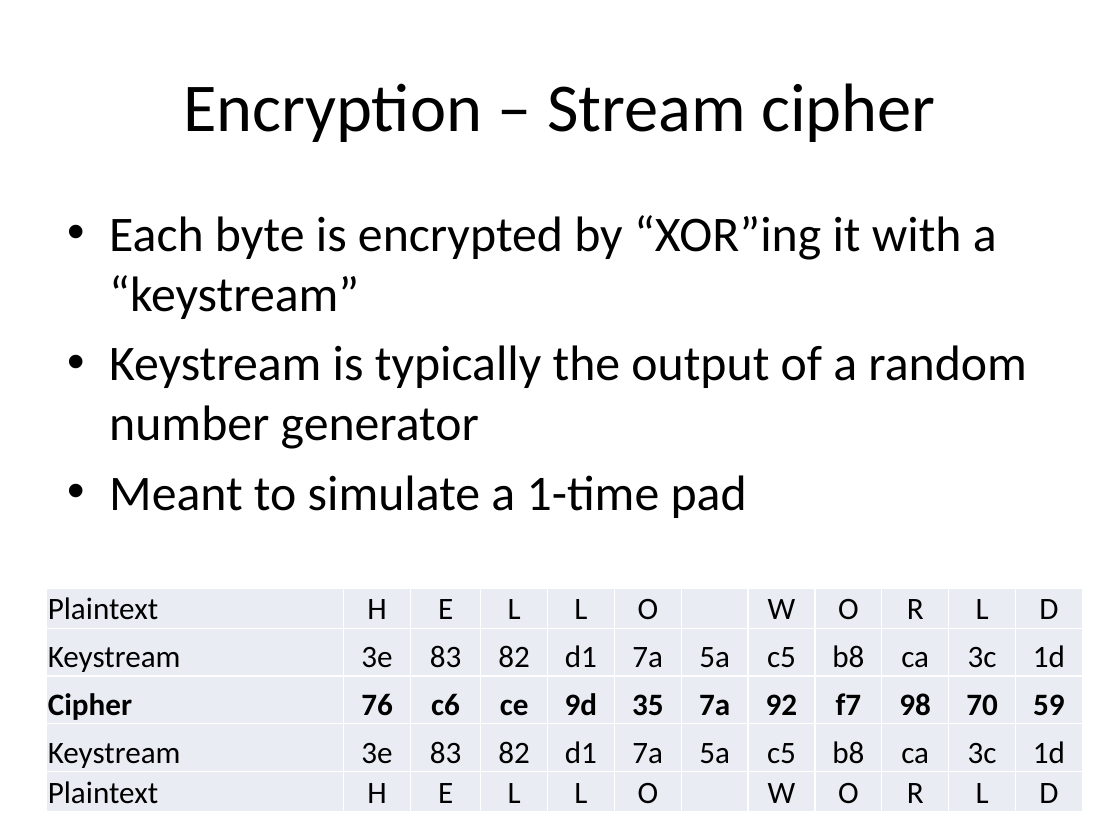
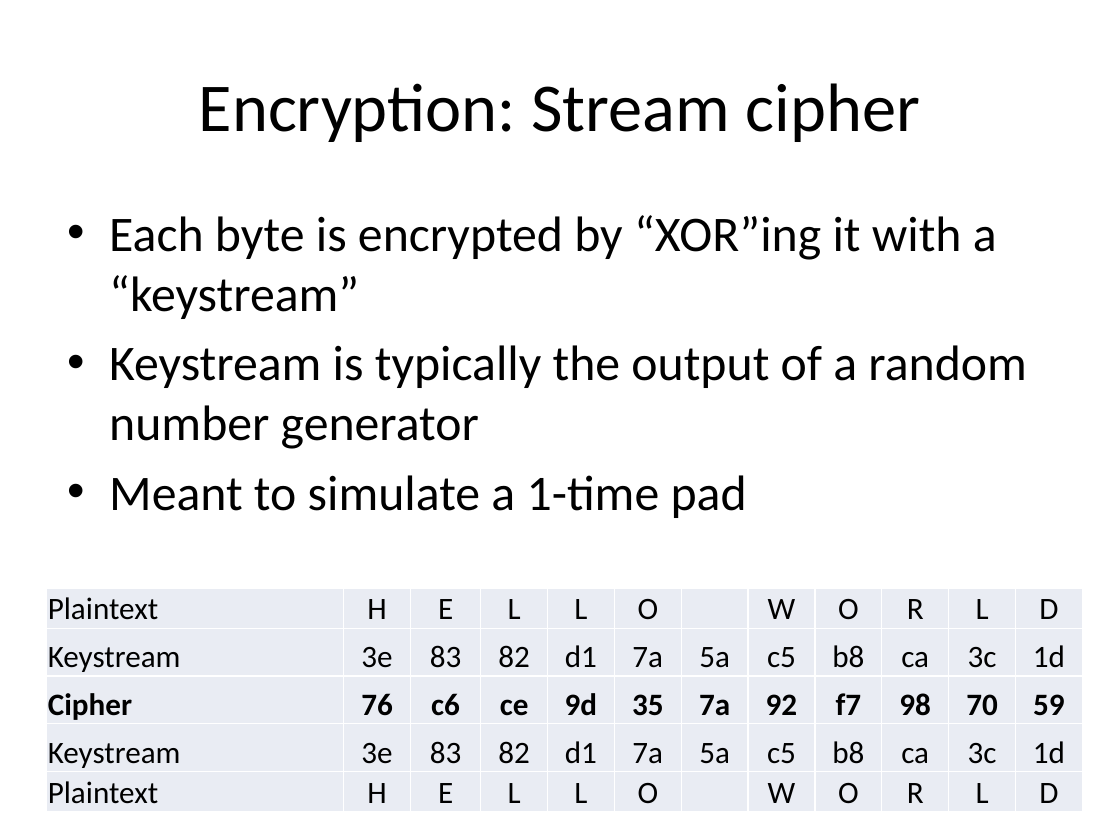
Before and after one commit to iagox86/2013-02-Shmoocon-talk, a slide deck: slide 20 of Shmoocon.pptx. Drawn at 1120x840 pixels with LibreOffice and Linux fonts; fonts in the diff are those of the drawing. Boxes give left, top, right and bottom in pixels: in the first picture for what was removed or moved away, otherwise in the second. Text is boxed around its words. In the diff, an @@ line names an element or a change of style, - is before the commit and + after.

```diff
--- a/Shmoocon.pptx
+++ b/Shmoocon.pptx
@@ title at (199,83,920,142): text changed @@
-Encryption – Stream cipher
+Encryption: Stream cipher
```
Also in this commit, not shown: 6 other slides changed, 18 slides added, 6 other files.
